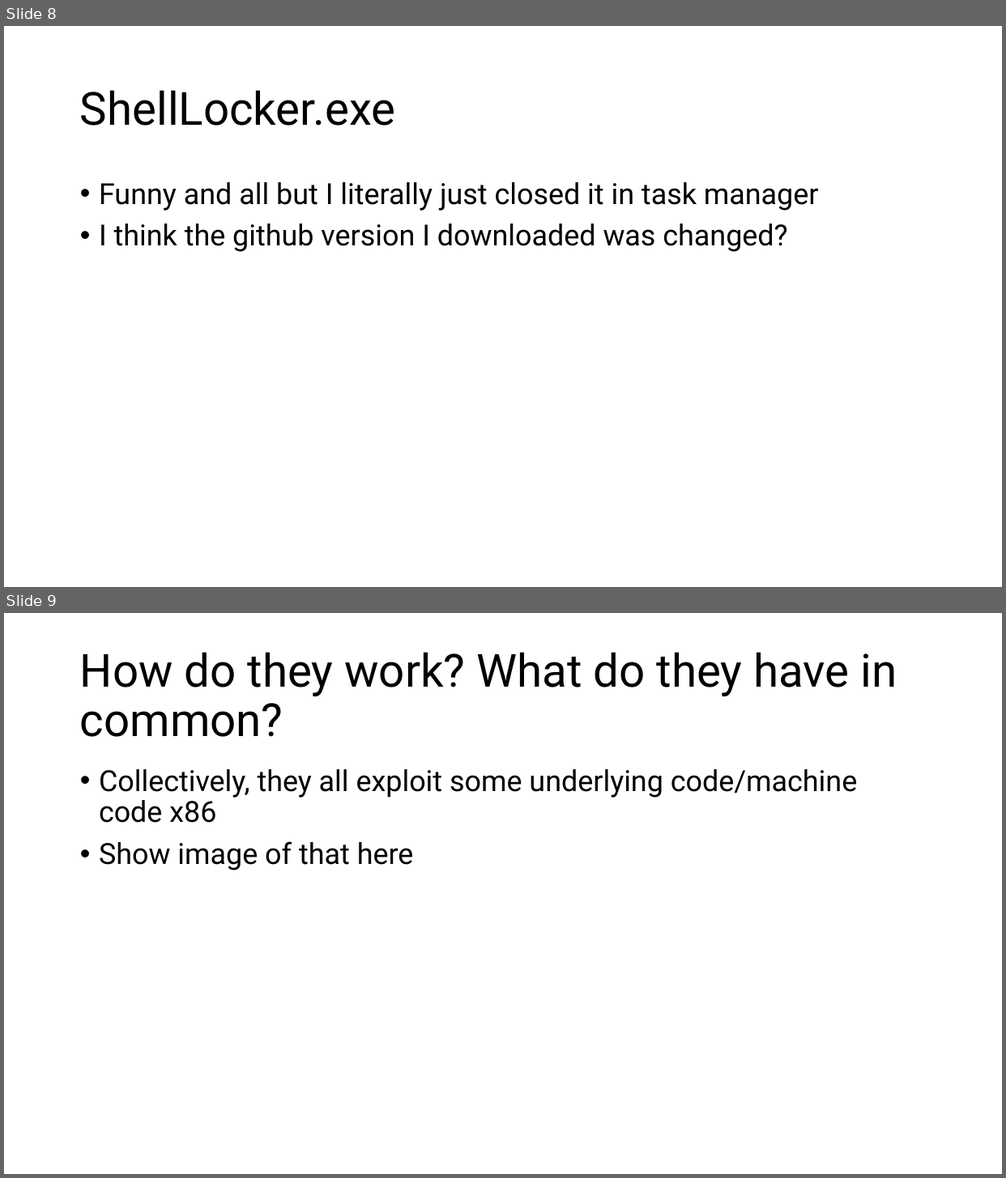
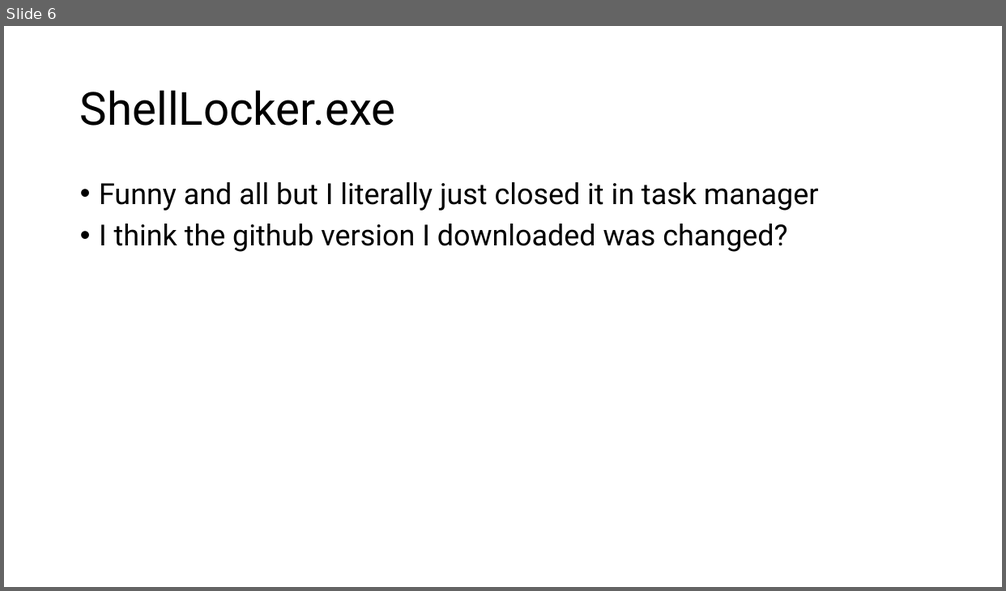
Before and after one commit to jacobchlebowski/cyber-outreach, a slide deck: Malware Presentation and Demonstration.pptx. Shown one above the other, each under a label of ours: slides 8 and 9 before the commit, slide 6 after it. The pictures are 1006x1178 and 1006x591 pixels, drawn with LibreOffice and Linux fonts; fonts in the diff are those of the drawing. Boxes give left, top, right and bottom in pixels: in the first picture for what was removed or moved away, otherwise in the second. Text is boxed around its words. In the diff, an @@ line names an element or a change of style, - is before the commit and + after.

```diff
--- a/Malware Presentation and Demonstration.pptx
+++ b/Malware Presentation and Demonstration.pptx
@@ slide 9 removed at box(4, 613, 1002, 1174), background #FFFFFF @@
@@ title removed at box(80, 652, 897, 737) @@
-How do they work? What do they have in common?
@@ text removed at box(99, 769, 857, 871) @@
-• Collectively, they all exploit some underlying code/machine code x86
-• Show image of that here
@@ what was slide 8 is now slide 6 @@
```
Also in this commit, not shown: 2 slides changed, 7 slides added, 3 other slides removed.
